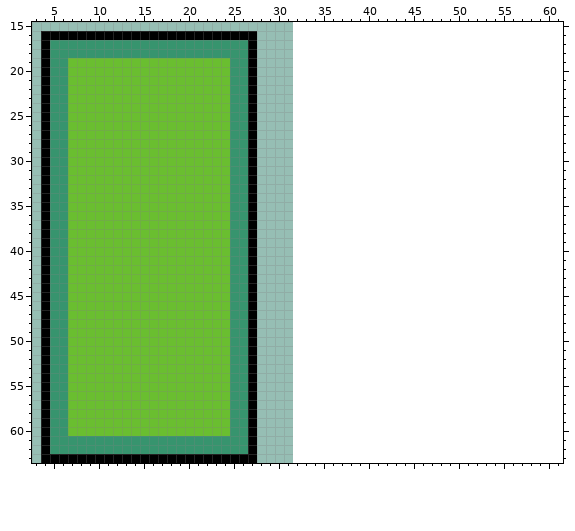
Pixel-art file: assets/dev-player.aseprite. This is how it looked before the edit.
32x64 pixels, 1 frame. Shown: x 3..61, y 15..63. The old version is drawn lined up with the new one, on the new canvas.
Once edited:
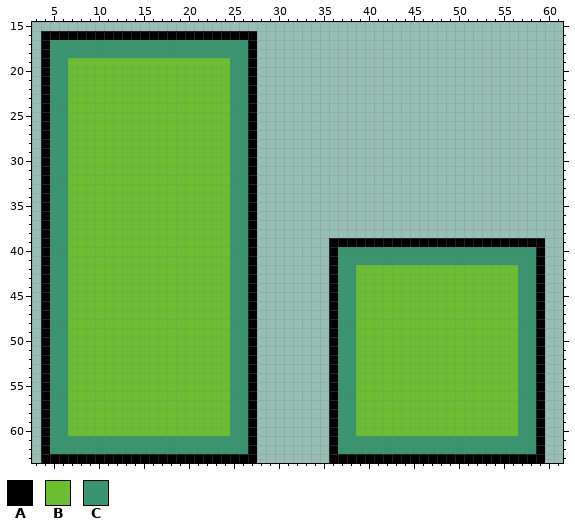
Palette (. is transparent): A #000000  B #6abe30  C #37946e
Diff:
canvas 32x64 -> 64x64
@@ x 34..61 @@
 38 ............................
-39 ............................
-40 ............................
-41 ............................
-42 ............................
-43 ............................
-44 ............................
-45 ............................
-46 ............................
-47 ............................
-48 ............................
-49 ............................
-50 ............................
-51 ............................
-52 ............................
-53 ............................
-54 ............................
-55 ............................
-56 ............................
-57 ............................
-58 ............................
-59 ............................
-60 ............................
-61 ............................
-62 ............................
-63 ............................
+39 ..AAAAAAAAAAAAAAAAAAAAAAAA..
+40 ..ACCCCCCCCCCCCCCCCCCCCCCA..
+41 ..ACCCCCCCCCCCCCCCCCCCCCCA..
+42 ..ACCBBBBBBBBBBBBBBBBBBCCA..
+43 ..ACCBBBBBBBBBBBBBBBBBBCCA..
+44 ..ACCBBBBBBBBBBBBBBBBBBCCA..
+45 ..ACCBBBBBBBBBBBBBBBBBBCCA..
+46 ..ACCBBBBBBBBBBBBBBBBBBCCA..
+47 ..ACCBBBBBBBBBBBBBBBBBBCCA..
+48 ..ACCBBBBBBBBBBBBBBBBBBCCA..
+49 ..ACCBBBBBBBBBBBBBBBBBBCCA..
+50 ..ACCBBBBBBBBBBBBBBBBBBCCA..
+51 ..ACCBBBBBBBBBBBBBBBBBBCCA..
+52 ..ACCBBBBBBBBBBBBBBBBBBCCA..
+53 ..ACCBBBBBBBBBBBBBBBBBBCCA..
+54 ..ACCBBBBBBBBBBBBBBBBBBCCA..
+55 ..ACCBBBBBBBBBBBBBBBBBBCCA..
+56 ..ACCBBBBBBBBBBBBBBBBBBCCA..
+57 ..ACCBBBBBBBBBBBBBBBBBBCCA..
+58 ..ACCBBBBBBBBBBBBBBBBBBCCA..
+59 ..ACCBBBBBBBBBBBBBBBBBBCCA..
+60 ..ACCBBBBBBBBBBBBBBBBBBCCA..
+61 ..ACCCCCCCCCCCCCCCCCCCCCCA..
+62 ..ACCCCCCCCCCCCCCCCCCCCCCA..
+63 ..AAAAAAAAAAAAAAAAAAAAAAAA..
